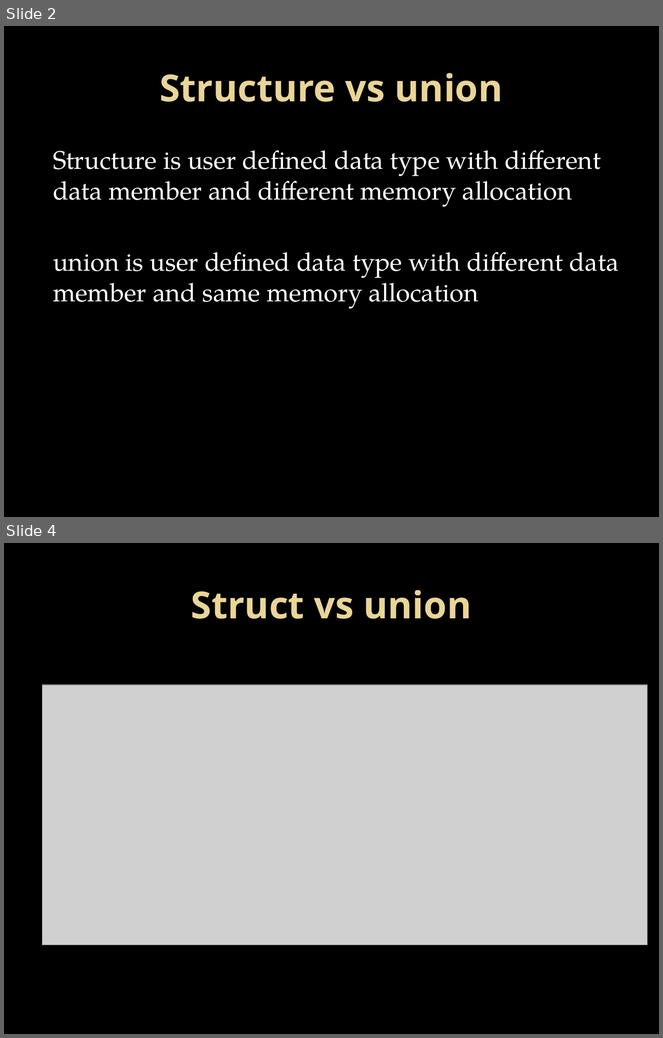
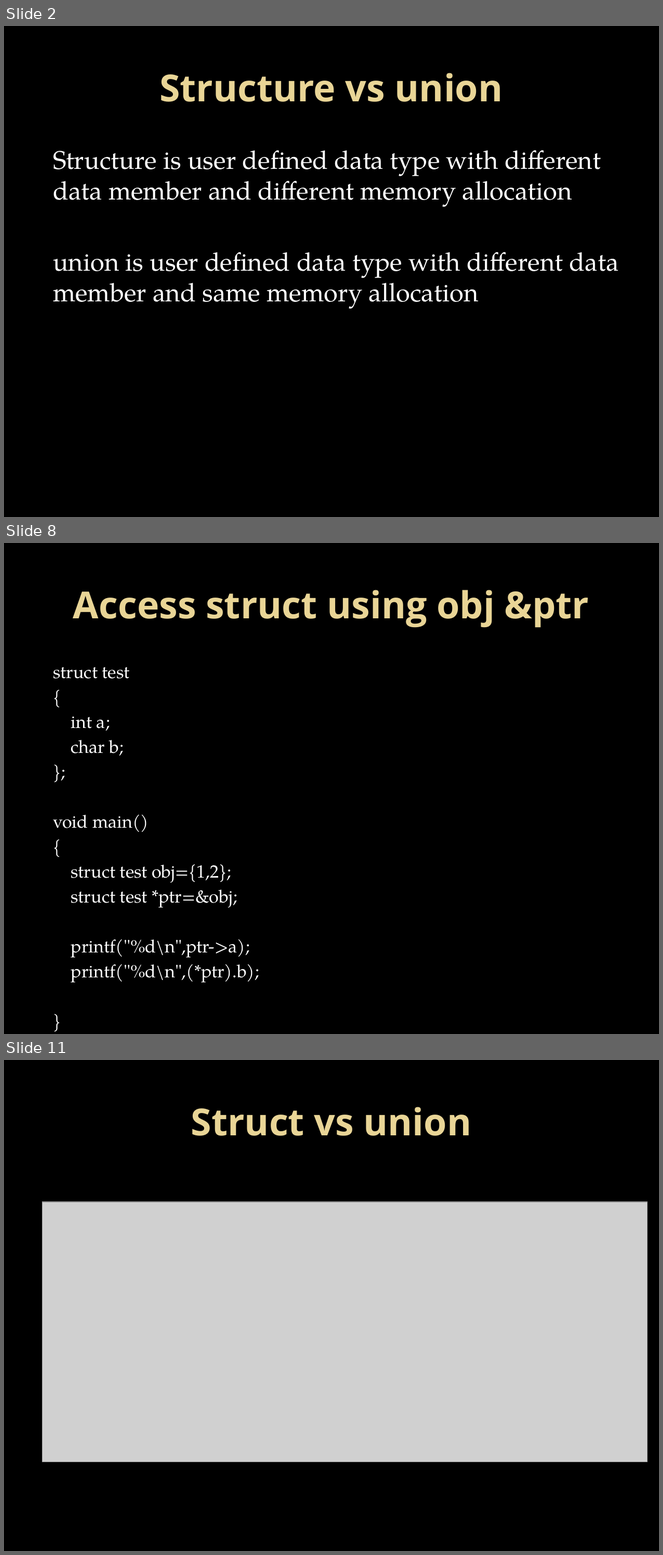
Before and after one commit to Mahesh-7/C_Programs, a slide deck: PPT/structure.pptx. Shown one above the other, each under a label of ours: slides 2 and 4 before the commit, slides 2, 8 and 11 after it; the slides between them are not shown. The pictures are 663x1038 and 663x1555 pixels, drawn with LibreOffice and Linux fonts; fonts in the diff are those of the drawing; grey boxes stand for pictures; background and template pictures are left out. Boxes give left, top, right and bottom in pixels: in the first picture for what was removed or moved away, otherwise in the second. Text is boxed around its words. In the diff, an @@ line names an element or a change of style, - is before the commit and + after.

```diff
--- a/PPT/structure.pptx
+++ b/PPT/structure.pptx
@@ slide 8 added at (4, 543, 659, 1034), background picture (left out) @@
@@ title added at (73, 590, 589, 628), 41 pt, text gradient #EAD696 to #E7D081, bold @@
+Access struct using obj &ptr
@@ text added at (53, 667, 260, 983), 19.6 pt, text #FFFFFF @@
+struct test
+{
+int a;
+char b;
+};
+void main()
+{
+struct test obj={1,2};
+struct test *ptr=&obj;
+printf("%d\n",ptr->a);
+printf("%d\n",(*ptr).b);
+}
@@ what was slide 4 is now slide 11 @@
```
Also in this commit, not shown: 5 slides changed, 7 other slides added.
